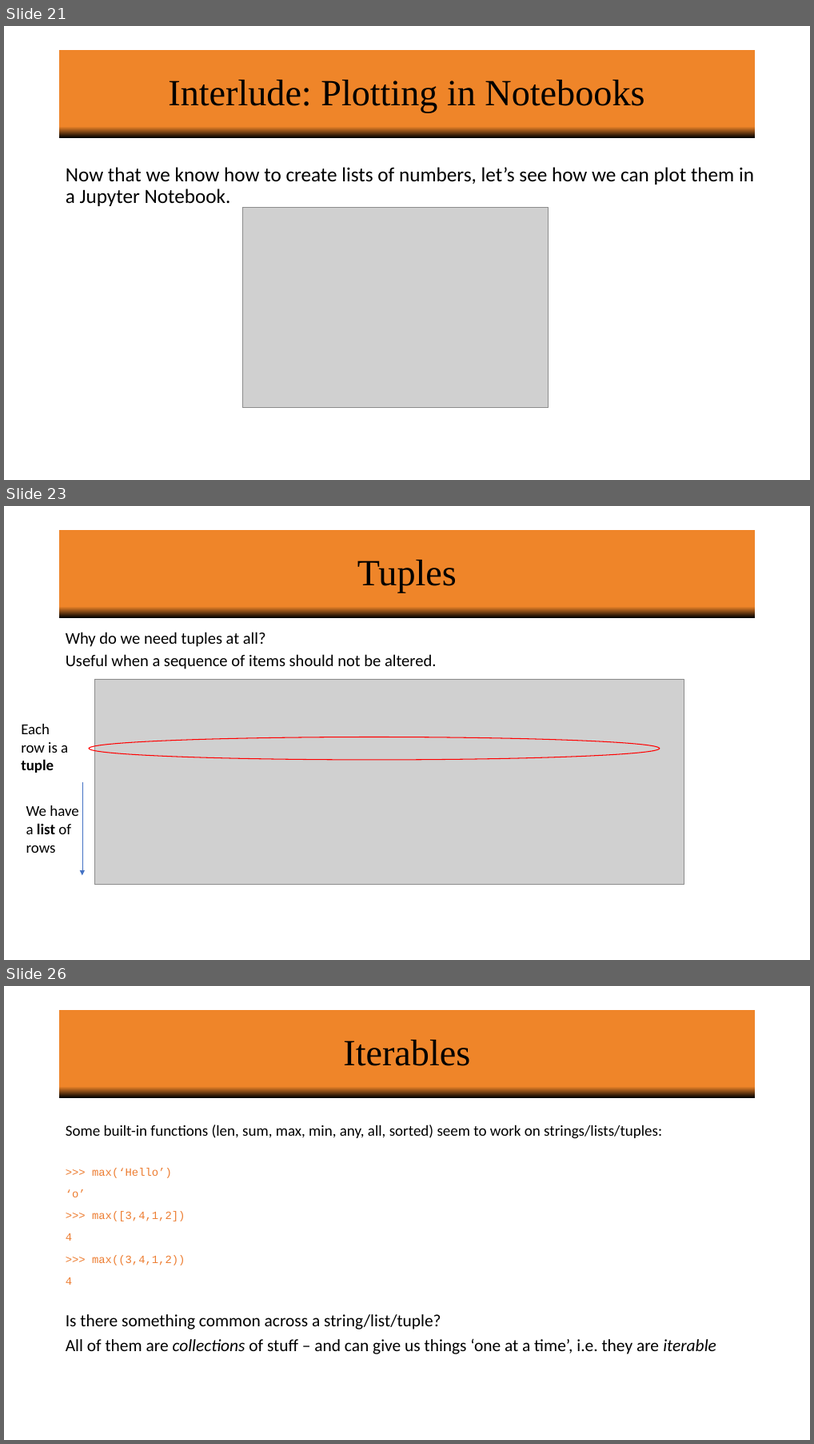
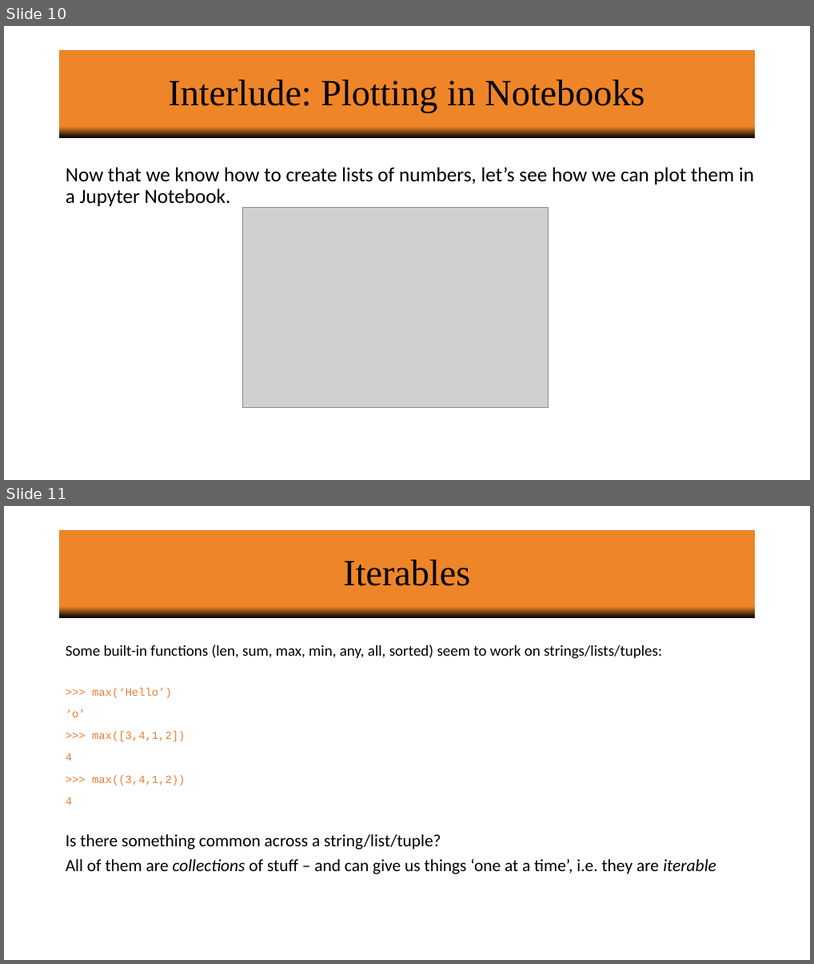
Before and after one commit to vineetbansal/Python-Bootcamp, a slide deck: slides/03 Lists_Loops_Files.pptx. Shown one above the other, each under a label of ours: slides 21, 23 and 26 before the commit, slides 10 and 11 after it; the slides between them are not shown. The pictures are 814x1444 and 814x964 pixels, drawn with LibreOffice and Linux fonts; fonts in the diff are those of the drawing; grey boxes stand for pictures; background and template pictures are left out. Boxes give left, top, right and bottom in pixels: in the first picture for what was removed or moved away, otherwise in the second. Text is boxed around its words. In the diff, an @@ line names an element or a change of style, - is before the commit and + after.

```diff
--- a/slides/03 Lists_Loops_Files.pptx
+++ b/slides/03 Lists_Loops_Files.pptx
@@ slide 23 removed at [4, 506, 810, 960], background #FFFFFF @@
@@ title removed at [60, 530, 755, 618] @@
-Tuples
@@ text removed at [66, 632, 437, 669] @@
-Why do we need tuples at all?
-Useful when a sequence of items should not be altered.
@@ picture removed at [94, 679, 685, 884] @@
@@ text removed at [21, 724, 68, 772] @@
-Each row is a tuple
@@ ellipse removed at [89, 737, 660, 760] @@
@@ arrow removed from (82, 783) to (82, 875) @@
@@ text removed at [26, 805, 78, 852] @@
-We have a list of
-rows
@@ what was slide 21 is now slide 10 @@
@@ what was slide 26 is now slide 11 @@
```
Also in this commit, not shown: 14 other slides removed, 3 other files.
